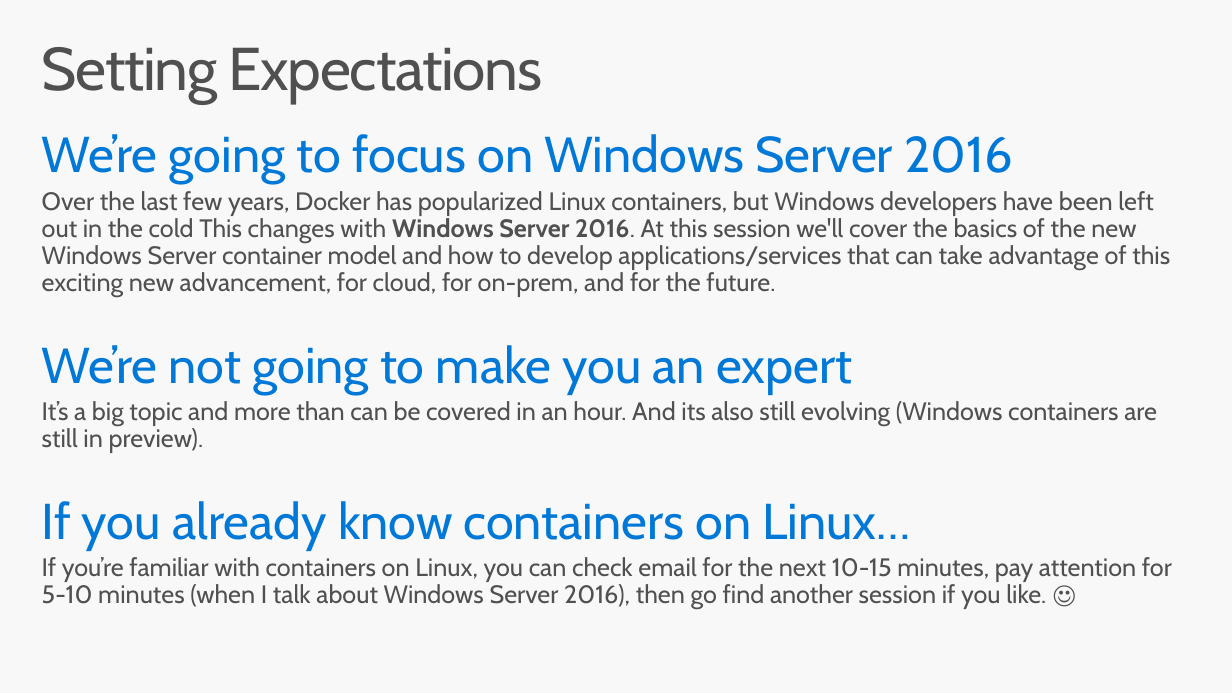
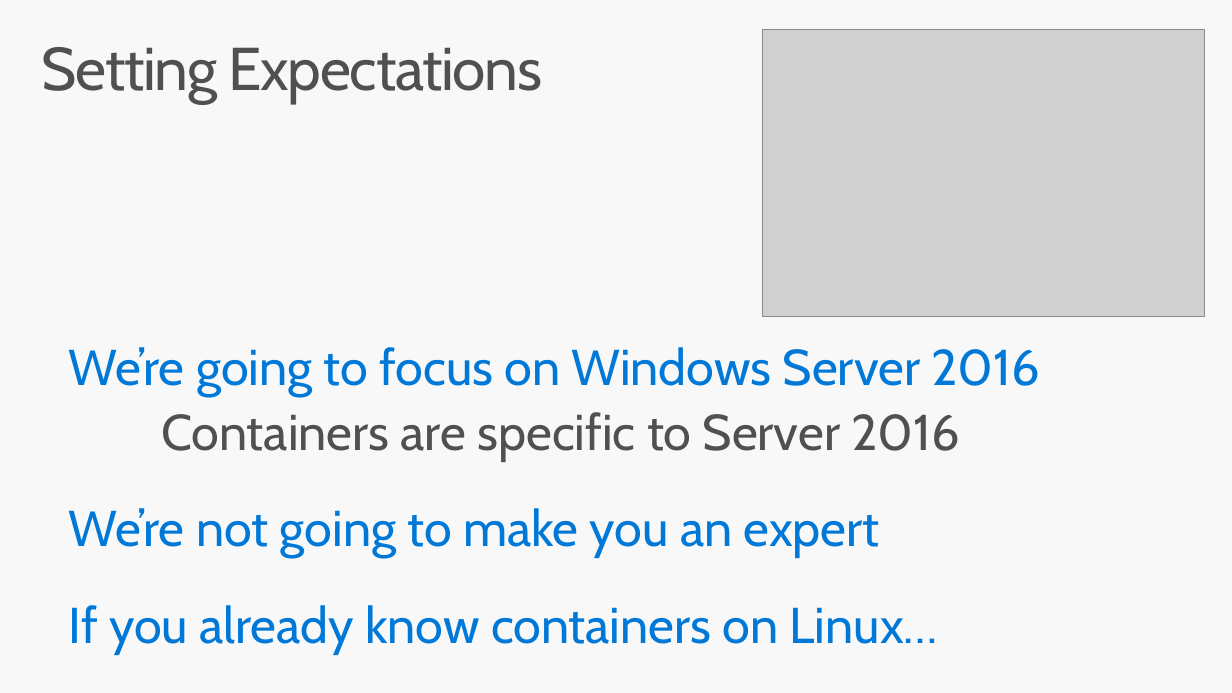
Before and after one commit to brentstineman/PersonalStuff, a slide deck: slide 3 of Presentations/ContainersForWindowsDevs.pptx. Drawn at 1232x693 pixels with LibreOffice and Linux fonts; fonts in the diff are those of the drawing; grey boxes stand for pictures. Boxes give left, top, right and bottom in pixels: in the first picture for what was removed or moved away, otherwise in the second. Text is boxed around its words. In the diff, an @@ line names an element or a change of style, - is before the commit and + after.

```diff
--- a/Presentations/ContainersForWindowsDevs.pptx
+++ b/Presentations/ContainersForWindowsDevs.pptx
@@ picture added at (763, 29, 1205, 316) @@
@@ text "We’re going to focus on ...": place and size @@
-text "We’re going to focus on ..." at (42, 134, 1172, 610)
+text "We’re going to focus on ..." at (69, 347, 1041, 654)
@@ text at (42, 401, 1157, 453): paragraph removed @@
-  It’s a big topic and more than can be covered in an hour. And its also still evolving (Windows containers are still in preview).
@@ text at (161, 412, 960, 461): text changed; size 20 to 40 pt @@
-  Over the last few years, Docker has popularized Linux containers, but Windows developers have been left out in the cold This changes with Windows Server 2016. At this session we'll cover the basics of the new Windows Server container model and how to develop applications/services that can take advantage of this exciting new advancement, for cloud, for on-prem, and for the future.
+Containers are specific to Server 2016
@@ text at (42, 557, 1172, 610): paragraph removed @@
-  If you’re familiar with containers on Linux, you can check email for the next 10-15 minutes, pay attention for 5-10 minutes (when I talk about Windows Server 2016), then go find another session if you like. ☺
```
Also in this commit, not shown: 6 other slides changed.
